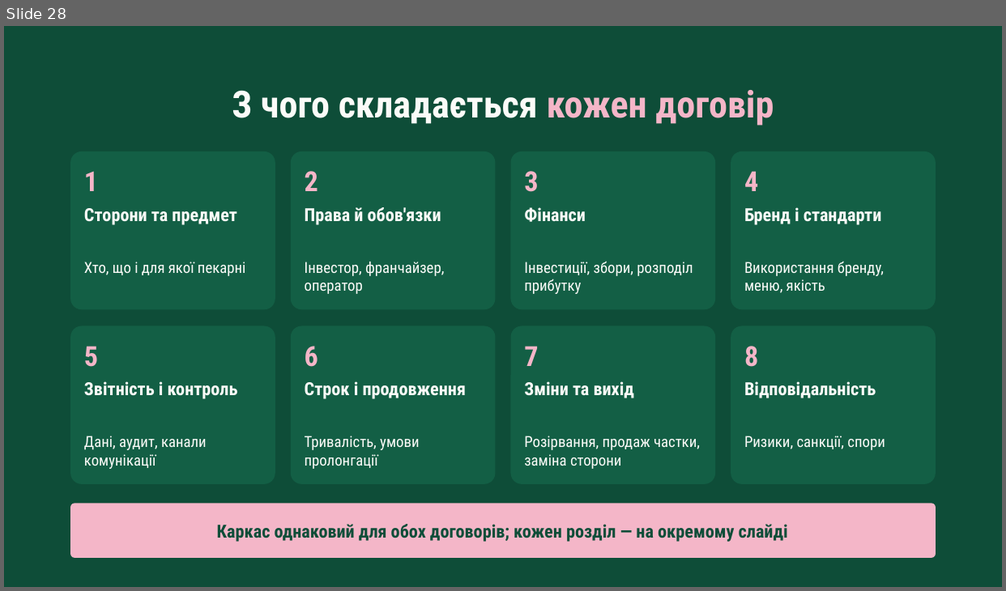
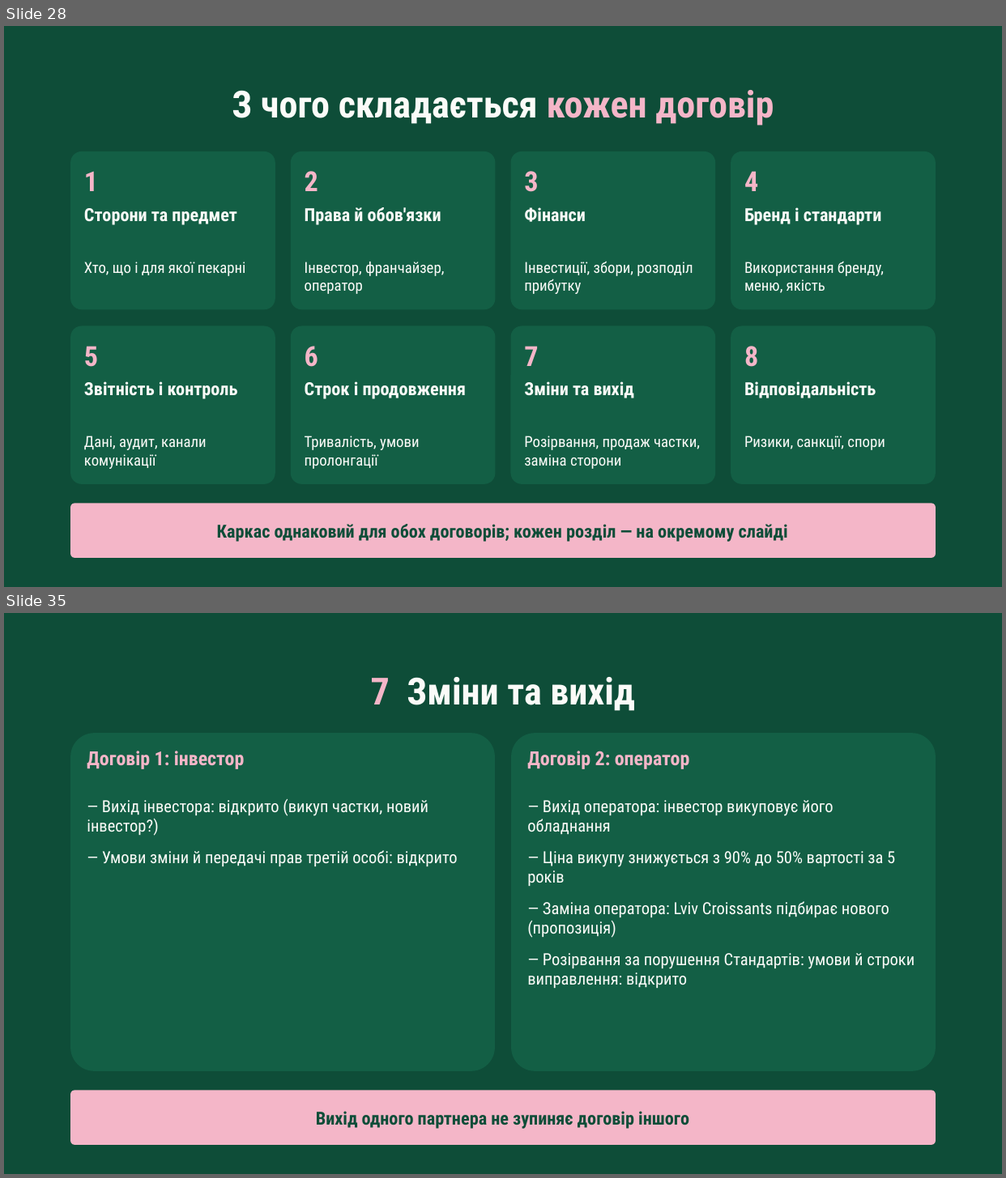
Before and after one commit to denfidiriv-cmyk/xcrypto, a slide deck: presentation_with_contract.pptx. Shown one above the other, each under a label of ours: slide 28 before the commit, slides 28 and 35 after it; the slides between them are not shown. The pictures are 1006x591 and 1006x1178 pixels, drawn with LibreOffice and Linux fonts; fonts in the diff are those of the drawing. Boxes give left, top, right and bottom in pixels: in the first picture for what was removed or moved away, otherwise in the second. Text is boxed around its words. In the diff, an @@ line names an element or a change of style, - is before the commit and + after.

```diff
--- a/presentation_with_contract.pptx
+++ b/presentation_with_contract.pptx
@@ slide 35 added at [4,613,1002,1174], background #0E4D38 @@
@@ text added at [371,677,635,711], 54 pt, text #FBFBF8, bold @@
+7 Зміни та вихід
@@ rounded rectangle added at [70,733,495,1071], fill #135F45 @@
@@ rounded rectangle added at [511,733,935,1071], fill #135F45 @@
@@ text added at [87,751,245,769], 28 pt, text #F4B6C8, bold @@
+Договір 1: інвестор
@@ text added at [527,751,690,769], 28 pt, text #F4B6C8, bold @@
+Договір 2: оператор
@@ text added at [87,799,458,867], 24 pt, text #FBFBF8 @@
+— Вихід інвестора: відкрито (викуп частки, новий інвестор?)
+— Умови зміни й передачі прав третій особі: відкрито
@@ text added at [527,800,914,988], 24 pt, text #FBFBF8 @@
+— Вихід оператора: інвестор викуповує його обладнання
+— Ціна викупу знижується з 90% до 50% вартості за 5 років
+— Заміна оператора: Lviv Croissants підбирає нового (пропозиція)
+— Розірвання за порушення Стандартів: умови й строки виправлення: відкрито
@@ rounded rectangle added at [70,1091,935,1145], fill #F4B6C8 @@
@@ text added at [316,1111,689,1129], 26 pt, text #0E4D38, bold @@
+Вихід одного партнера не зупиняє договір іншого
```
Also in this commit, not shown: 8 other slides added, 8 slides removed.
